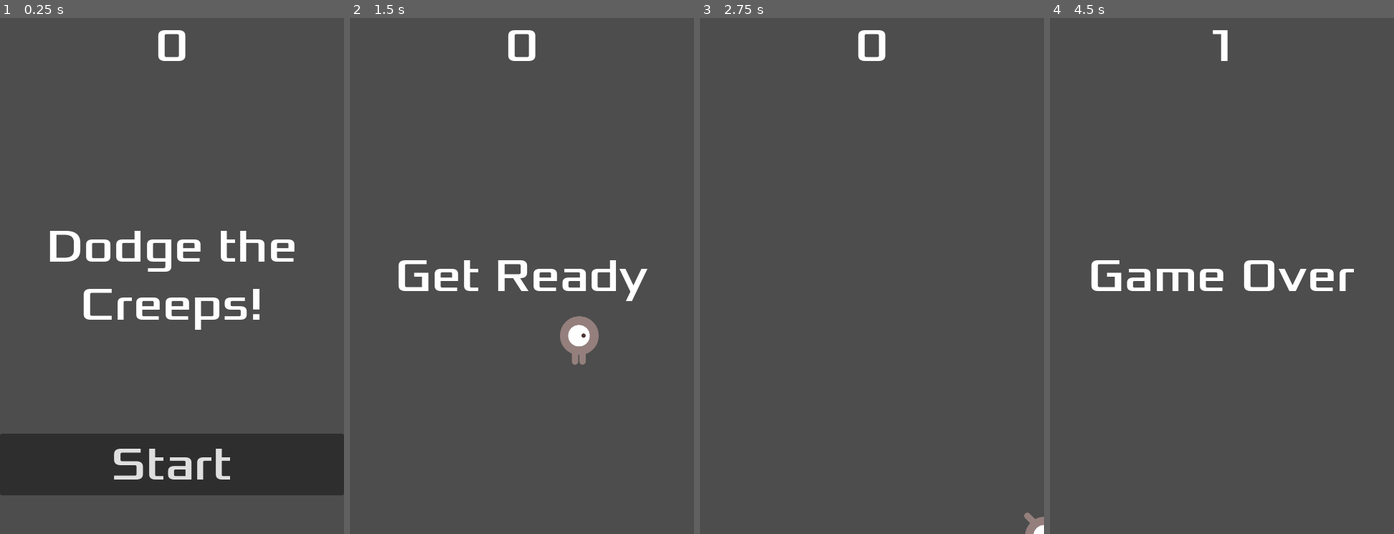
Above: before the commit, frames 1-4 (left to right).
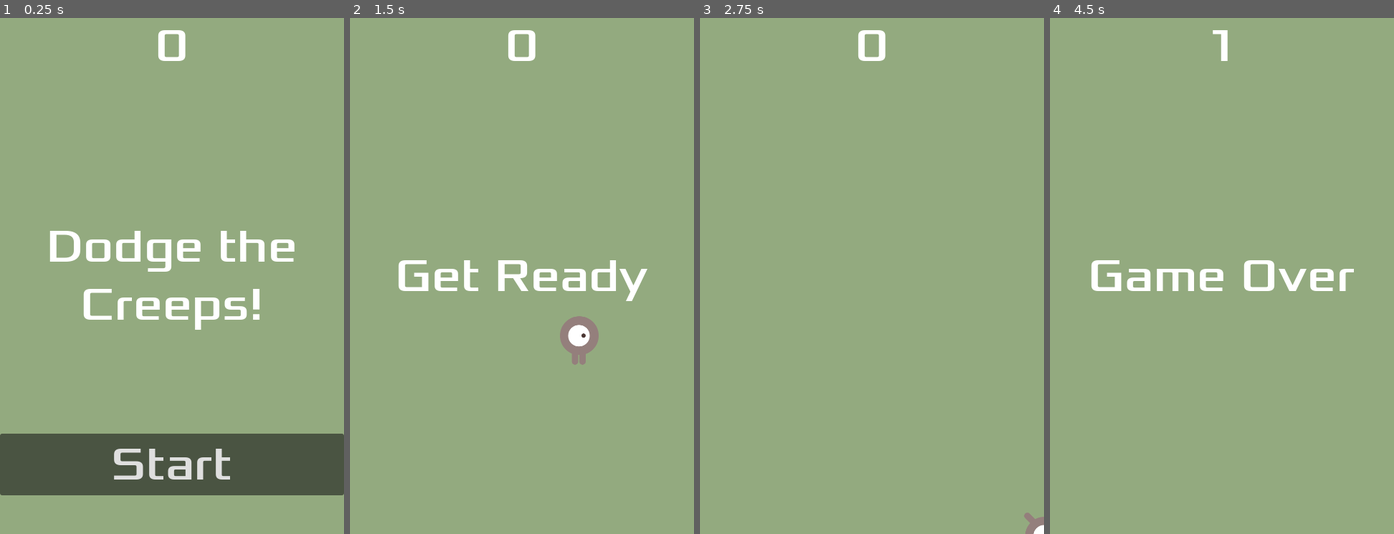
Above: after the commit, the same moments.

Repository: WalterAltamirano/entregas-ipv-altamirano-walter
Game: Godot game, scene res://main.tscn
Two runs of this game, one before a commit and one after it. Both use one fixed random seed, a clock stepped at 60 frames per second and the inputs below.
Inputs:
- Up to frame 1 (0.25 s): no input
- Up to frame 2 (1.5 s): click "Start" at 0.5 s; tap Enter at 1.25 s; hold Right (move_right) from 1.28 s (still down)
- Up to frame 3 (2.75 s): release Right (move_right) at 2.03 s; hold Down (move_down) from 2.03 s (still down)
- Up to frame 4 (4.5 s): release Down (move_down) at 2.78 s; hold Right (move_right) 2.78-3.53 s; hold Up (move_up) 3.53-4.28 s; hold Left (move_left) from 4.28 s (still down)

The runs differ from the first frame. In frame 1, 96% of the frame differs, in the area x 0-100%, y 0-100%; in frame 2, 97%; in frame 3, 100%; in frame 4, 98%.

Commit message:
Juego terminado

Diff:
--- a/entrega-2-altamirano-walter/hud.gd
+++ b/entrega-2-altamirano-walter/hud.gd
@@ -26,7 +26,6 @@
 func _ready() -> void:
 	pass # Replace with function body.
 
-
 # Called every frame. 'delta' is the elapsed time since the previous frame.
 func _process(delta: float) -> void:
 	pass
--- a/entrega-2-altamirano-walter/hud.tscn
+++ b/entrega-2-altamirano-walter/hud.tscn
@@ -2,6 +2,12 @@
 
 [ext_resource type="Script" uid="uid://cnjkwmxo2ox4q" path="res://hud.gd" id="1_64ctp"]
 [ext_resource type="FontFile" uid="uid://gill05akvknj" path="res://fonts/Xolonium-Regular.ttf" id="2_8sq4i"]
+
+[sub_resource type="InputEventAction" id="InputEventAction_8sq4i"]
+action = &"start_game"
+
+[sub_resource type="Shortcut" id="Shortcut_64ctp"]
+events = [SubResource("InputEventAction_8sq4i")]
 
 [node name="HUD" type="CanvasLayer" unique_id=384173278]
 script = ExtResource("1_64ctp")
@@ -47,6 +53,7 @@
 grow_vertical = 0
 theme_override_fonts/font = ExtResource("2_8sq4i")
 theme_override_font_sizes/font_size = 64
+shortcut = SubResource("Shortcut_64ctp")
 text = "Start"
 
 [node name="MessageTimer" type="Timer" parent="." unique_id=2112888437]
--- a/entrega-2-altamirano-walter/main.gd
+++ b/entrega-2-altamirano-walter/main.gd
@@ -2,14 +2,13 @@
 
 @export var mob_scene: PackedScene
 var score;
+
 func _ready() -> void:
 	pass
-
 
 # Called every frame. 'delta' is the elapsed time since the previous frame.
 func _process(delta: float) -> void:
 	pass
-
 
 func _on_player_hit() -> void:
 	pass
@@ -18,14 +17,17 @@
 	$ScoreTimer.stop();
 	$MobTimer.stop();
 	$HUD.show_game_over();
+	$Music.stop();
+	$DeathSound.play();
 
 func new_game():
 	score = 0;
-	$Player.start($StartPosition.position);
 	$HUD.update_score(score);
 	$HUD.show_message("Get Ready");
-	get_tree().call_group("mobs", "queue_free")
+	get_tree().call_group("mobs", "queue_free");
+	$Player.start($StartPosition.position);
 	$StartTimer.start();
+	$Music.play();
 
 
 func _on_mob_timer_timeout() -> void:
@@ -62,6 +64,5 @@
 	$MobTimer.start();
 	$ScoreTimer.start();
 
-
 func _on_hud_start_game() -> void:
-	pass # Replace with function body.
+	pass # Replace with function body
--- a/entrega-2-altamirano-walter/main.tscn
+++ b/entrega-2-altamirano-walter/main.tscn
@@ -4,6 +4,8 @@
 [ext_resource type="PackedScene" uid="uid://ct46jv63bxuqv" path="res://player.tscn" id="1_ig7tw"]
 [ext_resource type="PackedScene" uid="uid://dpnakcjl65jx1" path="res://mob.tscn" id="2_h2yge"]
 [ext_resource type="PackedScene" uid="uid://cf1dyh8d01vat" path="res://hud.tscn" id="4_1bvp3"]
+[ext_resource type="AudioStream" uid="uid://cvch2yjvqf8lq" path="res://art/gameover.wav" id="6_7mycd"]
+[ext_resource type="AudioStream" uid="uid://c6ikksbwmfsg4" path="res://art/House In a Forest Loop.ogg" id="6_272bh"]
 
 [sub_resource type="Curve2D" id="Curve2D_ig7tw"]
 _data = {
@@ -14,6 +16,14 @@
 [node name="Main" type="Node" unique_id=629640064]
 script = ExtResource("1_0xm2m")
 mob_scene = ExtResource("2_h2yge")
+
+[node name="ColorRect" type="ColorRect" parent="." unique_id=815529320]
+anchors_preset = 15
+anchor_right = 1.0
+anchor_bottom = 1.0
+grow_horizontal = 2
+grow_vertical = 2
+color = Color(0.57723856, 0.6681775, 0.49743038, 1)
 
 [node name="Player" parent="." unique_id=227741353 instance=ExtResource("1_ig7tw")]
 
@@ -36,8 +46,15 @@
 
 [node name="HUD" parent="." unique_id=384173278 instance=ExtResource("4_1bvp3")]
 
+[node name="Music" type="AudioStreamPlayer" parent="." unique_id=2026391672]
+stream = ExtResource("6_272bh")
+volume_db = -8.041
+
+[node name="DeathSound" type="AudioStreamPlayer" parent="." unique_id=71359789]
+stream = ExtResource("6_7mycd")
+
+[connection signal="hit" from="Player" to="." method="_on_player_hit"]
 [connection signal="hit" from="Player" to="." method="game_over"]
-[connection signal="hit" from="Player" to="." method="_on_player_hit"]
 [connection signal="timeout" from="MobTimer" to="." method="_on_mob_timer_timeout"]
 [connection signal="timeout" from="ScoreTimer" to="." method="_on_score_timer_timeout"]
 [connection signal="timeout" from="StartTimer" to="." method="_on_start_timer_timeout"]
--- a/entrega-2-altamirano-walter/player.gd
+++ b/entrega-2-altamirano-walter/player.gd
@@ -18,25 +18,25 @@
 	position.y += directionY * speed * delta;
 	position = position.clamp(Vector2.ZERO, screen_size)
 	if velocity.length() > 0:
-		velocity = velocity.normalized() * speed
-		$AnimatedSprite2D.play()
+		velocity = velocity.normalized() * speed;
+		$AnimatedSprite2D.play();
 	else:
-		$AnimatedSprite2D.stop()
+		$AnimatedSprite2D.stop();
 	if velocity.x != 0:
-		$AnimatedSprite2D.animation = "walk"
-		$AnimatedSprite2D.flip_h = velocity.x < 0
+		$AnimatedSprite2D.animation = "walk";
+		$AnimatedSprite2D.flip_h = velocity.x < 0;
 	elif velocity.y != 0:
-		$AnimatedSprite2D.animation = "up"
-		$AnimatedSprite2D.flip_v = velocity.y > 0
+		$AnimatedSprite2D.animation = "up";
+		$AnimatedSprite2D.flip_v = velocity.y > 0;
 
 
 func _on_body_entered(body: Node2D) -> void:
-	hide() # Player disappears after being hit.
-	hit.emit()
+	hide(); # Player disappears after being hit.
+	hit.emit();
 	# Must be deferred as we can't change physics properties on a physics callback.
 	$CollisionShape2D.set_deferred("disabled", true);
 
 func start(pos):
-	position = pos
-	show()
-	$CollisionShape2D.disabled = false
+	position = pos;
+	show();
+	$CollisionShape2D.disabled = false;
--- a/entrega-2-altamirano-walter/project.godot
+++ b/entrega-2-altamirano-walter/project.godot
@@ -43,6 +43,11 @@
 "events": [Object(InputEventKey,"resource_local_to_scene":false,"resource_name":"","device":-1,"window_id":0,"alt_press …(195 unchanged characters)…
 ]
 }
+start_game={
+"deadzone": 0.2,
+"events": [Object(InputEventKey,"resource_local_to_scene":false,"resource_name":"","device":-1,"window_id":0,"alt_pressed":false,"shift_pressed":false,"ctrl_pressed":false,"meta_pressed":false,"pressed":false,"keycode":0,"physical_keycode":4194309,"key_label":0,"unicode":0,"location":0,"echo":false,"script":null)
+]
+}
 
 [physics]
 
